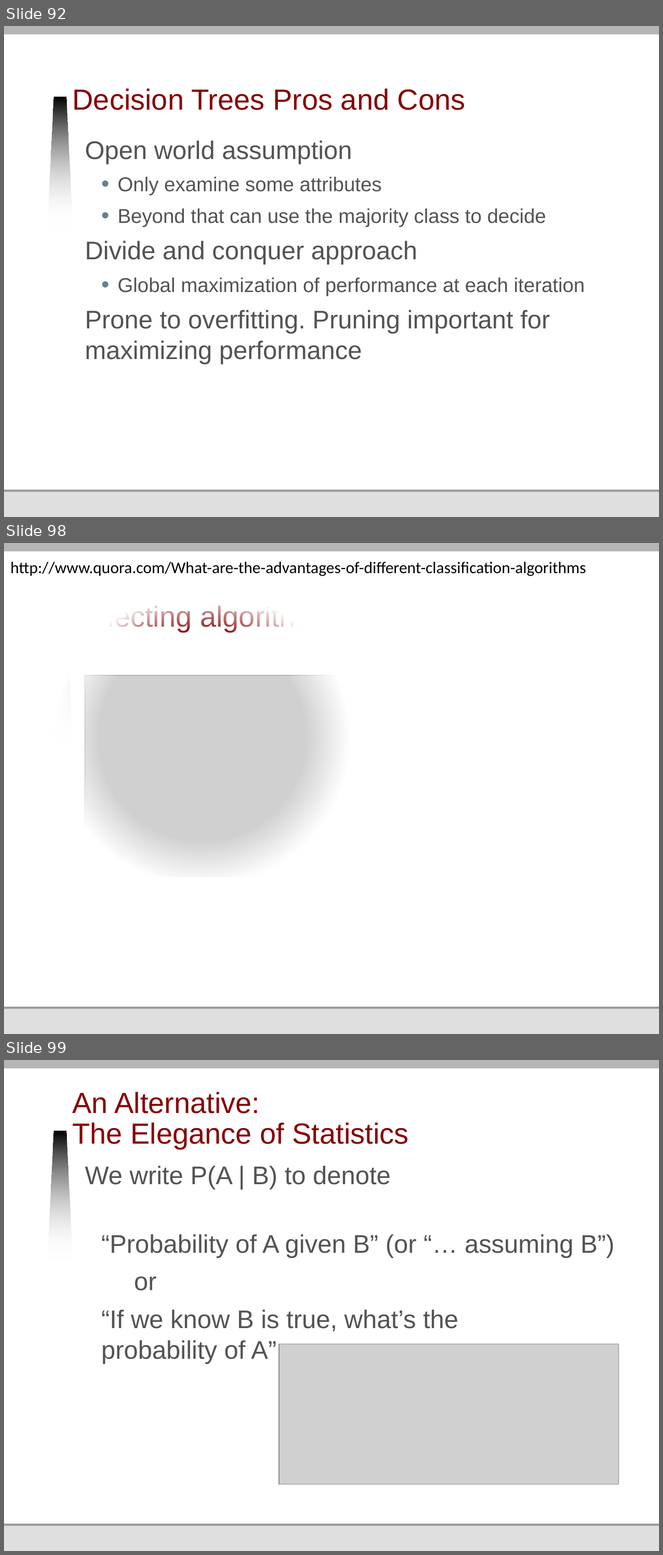
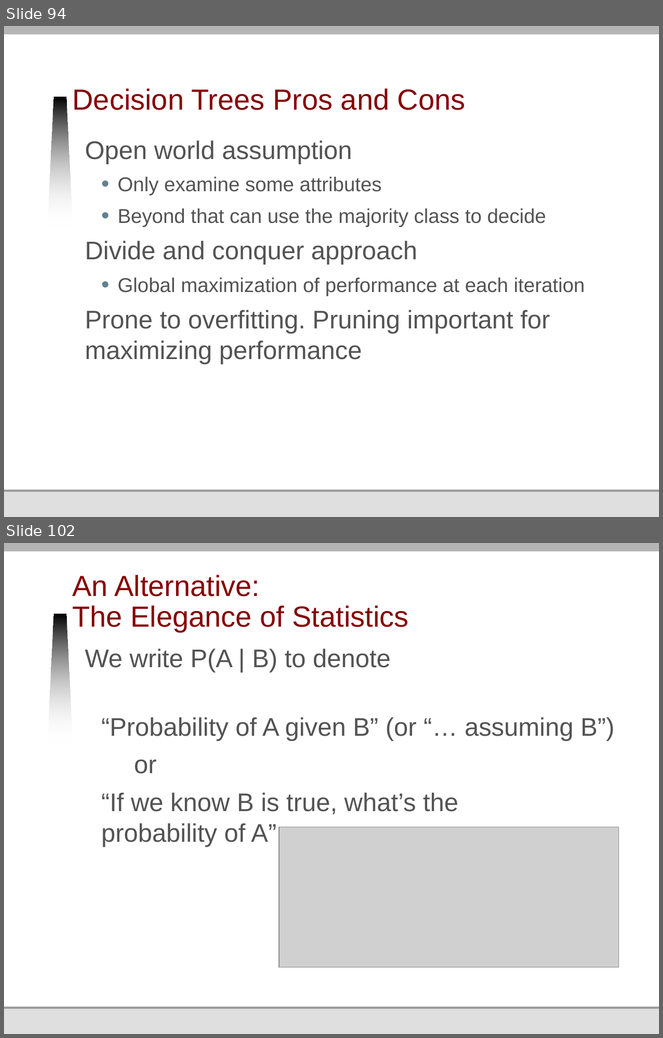
Before and after one commit to jmankoff/data, a slide deck: Lectures/17 Machine Learning II Naive Bayes and Decision Trees.pptx. Shown one above the other, each under a label of ours: slides 92, 98 and 99 before the commit, slides 94 and 102 after it; the slides between them are not shown. The pictures are 663x1555 and 663x1038 pixels, drawn with LibreOffice and Linux fonts; fonts in the diff are those of the drawing; grey boxes stand for pictures; background and template pictures are left out. Boxes give left, top, right and bottom in pixels: in the first picture for what was removed or moved away, otherwise in the second. Text is boxed around its words. In the diff, an @@ line names an element or a change of style, - is before the commit and + after.

```diff
--- a/Lectures/17 Machine Learning II Naive Bayes and Decision Trees.pptx
+++ b/Lectures/17 Machine Learning II Naive Bayes and Decision Trees.pptx
@@ slide 98 removed at (4, 543, 659, 1034), background #FFFFFF; not listed: 6 template elements that a slide beside it also shows @@
@@ text removed at (10, 562, 586, 576) @@
-http://www.quora.com/What-are-the-advantages-of-different-classification-algorithms
@@ rectangle removed at (42, 580, 363, 894) @@
@@ title removed at (72, 605, 334, 632) @@
-Selecting algorithms
@@ picture removed at (85, 676, 590, 989) @@
@@ rectangle removed at (362, 676, 625, 989) @@
@@ rectangle removed at (72, 878, 373, 1000) @@
@@ what was slide 92 is now slide 94 @@
@@ what was slide 99 is now slide 102 @@
```
Also in this commit, not shown: 86 slides changed, 6 slides added, 3 other slides removed, 1 other file.
